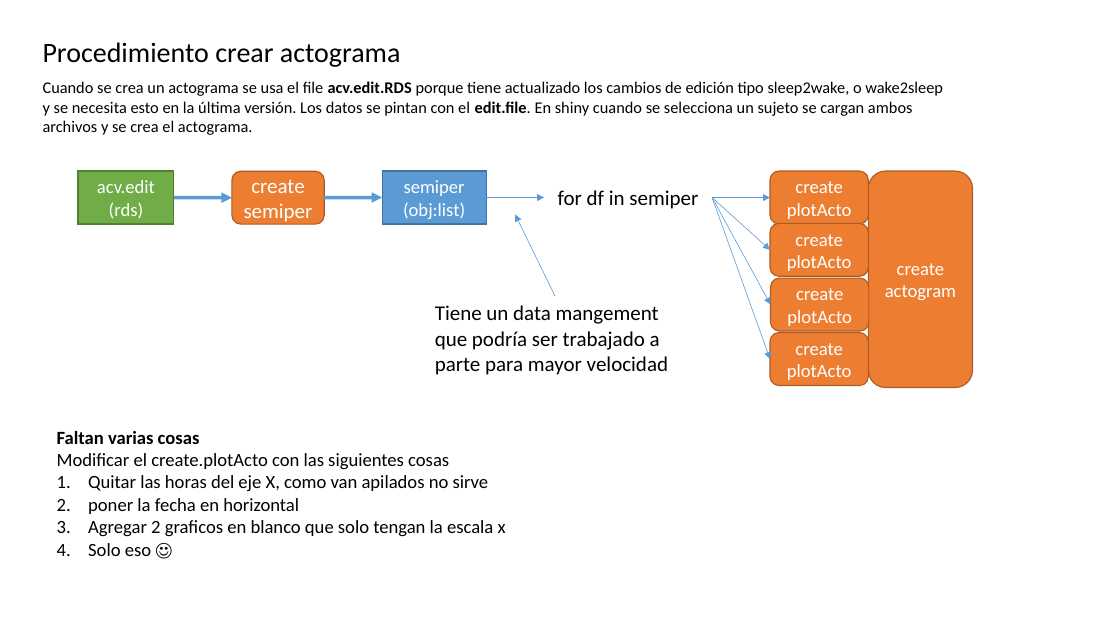
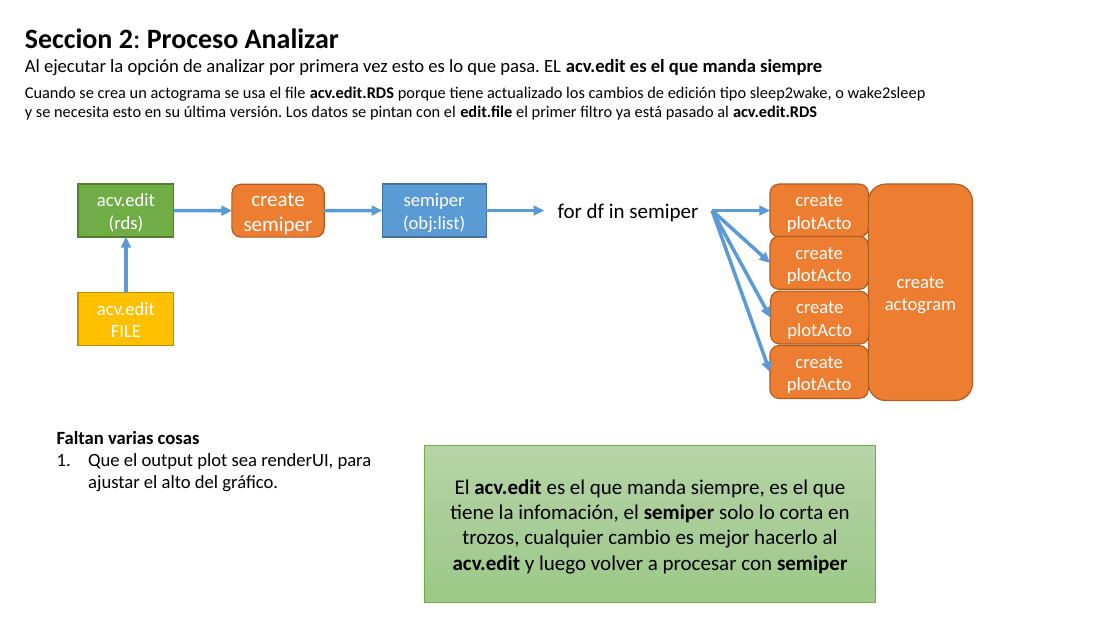
Before and after one commit to olitroski/Actigrafia, a slide deck: slide 8 of flujo edicion.pptx (slide 2 before the commit). Drawn at 1120x630 pixels with LibreOffice and Linux fonts; fonts in the diff are those of the drawing. Boxes give left, top, right and bottom in pixels: in the first picture for what was removed or moved away, otherwise in the second. Text is boxed around its words. In the diff, an @@ line names an element or a change of style, - is before the commit and + after.

```diff
--- a/flujo edicion.pptx
+++ b/flujo edicion.pptx
@@ text added at [25, 28, 822, 75], 16 pt, text #000000 @@
+Seccion 2: Proceso Analizar
+Al ejecutar la opción de analizar por primera vez esto es lo que pasa. EL acv.edit es el que manda siempre
@@ text removed at [43, 42, 401, 67] @@
-Procedimiento crear actograma
@@ text at [25, 86, 926, 120]: text changed @@
-Cuando se crea un actograma se usa el file acv.edit.RDS porque tiene actualizado los cambios de edición tipo sleep2wake, o wake2sleep y se necesita esto en la última versión. Los datos se pintan con el edit.file. En shiny cuando se selecciona un sujeto se cargan ambos archivos y se crea el actograma.
+Cuando se crea un actograma se usa el file acv.edit.RDS porque tiene actualizado los cambios de edición tipo sleep2wake, o wake2sleep y se necesita esto en su última versión. Los datos se pintan con el edit.file el primer filtro ya está pasado al acv.edit.RDS
@@ text "for df in semiper": place and size @@
-text "for df in semiper" at [558, 190, 698, 209]
+text "for df in semiper" at [558, 203, 698, 222]
@@ arrow added from (126, 292) to (126, 237), #5B9BD5 3 pt @@
@@ arrow (486, 211) - (544, 211): stroke #5B9BD5 0.5 pt to #5B9BD5 3 pt @@
@@ arrow removed from (555, 296) to (515, 214) @@
@@ 7 arrows, 5 rounded rectangles, 2 rectangles: place and size @@
-7 arrows, 5 rounded rectangles, 2 rectangles at [78, 171, 973, 388]
+7 arrows, 5 rounded rectangles, 2 rectangles at [78, 184, 973, 401]
@@ arrow (712, 211) - (770, 211): stroke #5B9BD5 0.5 pt to #5B9BD5 3 pt @@
@@ arrow (712, 211) - (770, 263): stroke #5B9BD5 0.5 pt to #5B9BD5 3 pt @@
@@ arrow (712, 211) - (770, 372): stroke #5B9BD5 0.5 pt to #5B9BD5 3 pt @@
@@ arrow (712, 211) - (770, 318): stroke #5B9BD5 0.5 pt to #5B9BD5 3 pt @@
@@ rectangle added at [78, 292, 174, 345], fill #FFC000, outline #BD8E00 1 pt, 16 pt, text #FFFFFF @@
+acv.edit
+FILE
@@ text removed at [435, 305, 668, 375] @@
-Tiene un data mangement que podría ser trabajado a parte para mayor velocidad
@@ rounded rectangle "create plotActo": place and size @@
-rounded rectangle "create plotActo" at [770, 333, 869, 386]
+rounded rectangle "create plotActo" at [770, 345, 869, 398]
@@ rectangle added at [425, 445, 876, 602], fill gradient #B5D5A7 to #AACE9A to #9CC987, outline #70AD47 0.5 pt, 18 pt, text #000000 @@
+El acv.edit es el que manda siempre, es el que tiene la infomación, el semiper solo lo corta en trozos, cualquier cambio es mejor hacerlo al acv.edit y luego volver a procesar con semiper
@@ text at [88, 453, 372, 492]: text changed @@
-Modificar el create.plotActo con las siguientes cosas
-1. Quitar las horas del eje X, como van apilados no sirve
-2. poner la fecha en horizontal
-3. Agregar 2 graficos en blanco que solo tengan la escala x
-4. Solo eso ☺
+1. Que el output plot sea renderUI, para ajustar el alto del gráfico.
```
Also in this commit, not shown: 4 other slides changed, 5 slides added, 6 other files.
